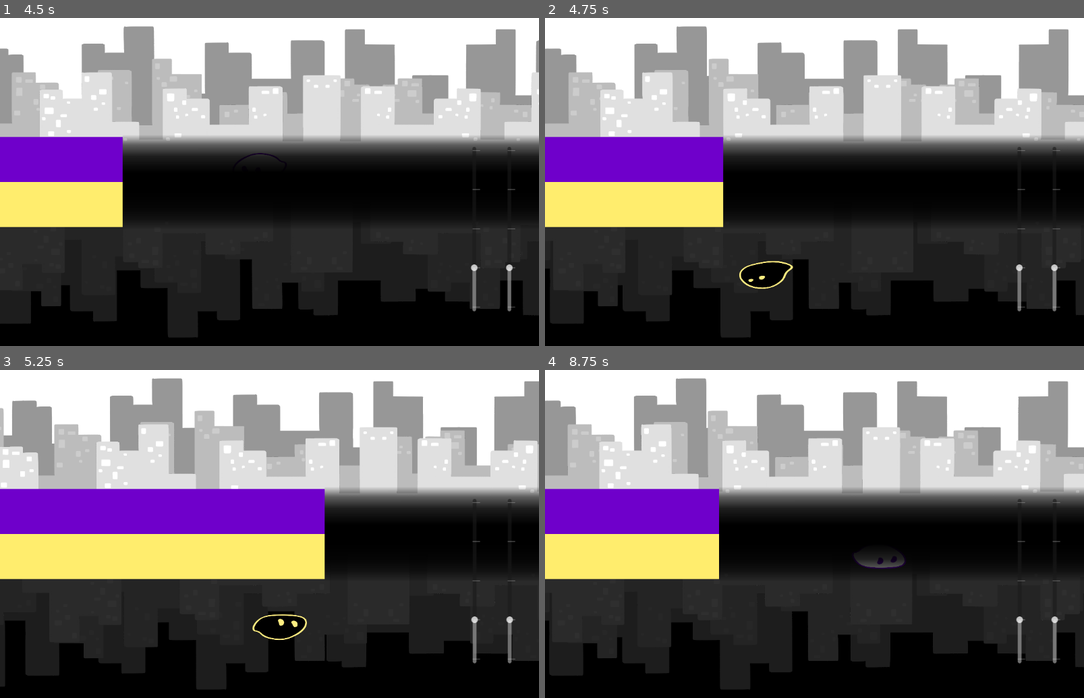
Above: before the commit, frames 1-4 (two rows, left to right).
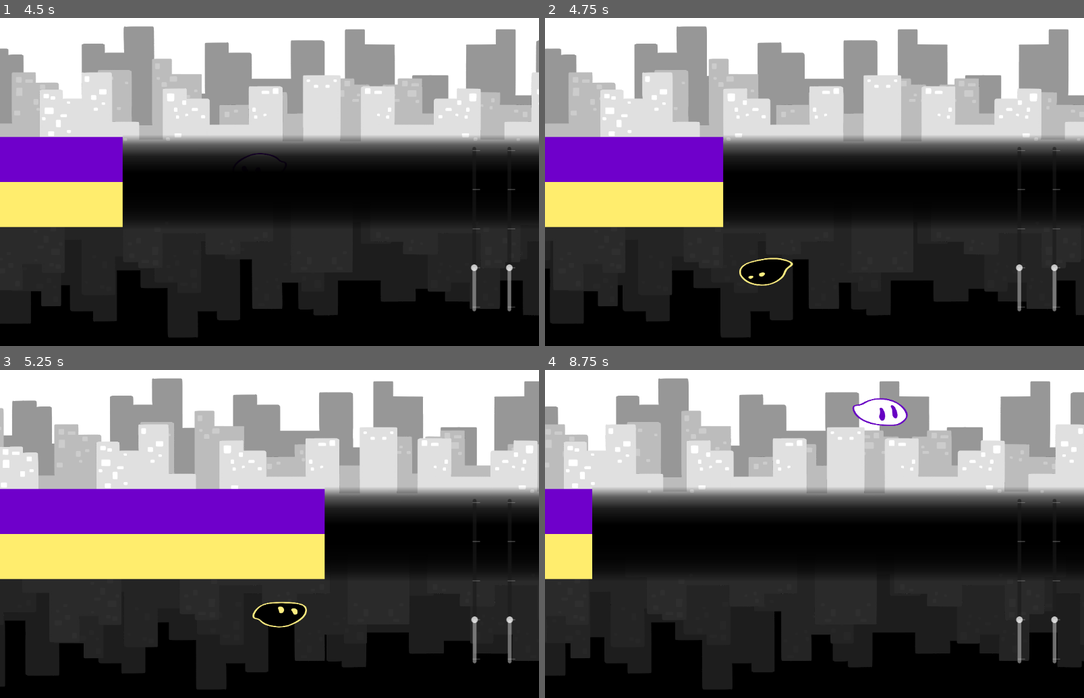
Above: after the commit, the same moments.

Repository: Globs-United/Project
Game: Godot game, scene res://winner_screen.tscn
Same seed, same stepped clock (60 frames per second), same inputs: the game is played once before the commit and once after it. This scene is started directly instead of the project's main scene. Sound files missing from this copy of the repository are replaced by a short silence.
Inputs:
- Up to frame 1 (4.5 s): hold Right (moveRight) 0.53-2.03 s; tap E (interact) every 0.75 s from 0.6 to 4.35 s; tap Space (jump) at 0.77, 1.52, 3.02, 3.77 s; hold Left (moveLeft) 2.03-2.78 s; hold Right (moveRight) 2.78-4.28 s; hold Left (moveLeft) from 4.28 s (still down)
- Up to frame 2 (4.75 s): keep holding Left (moveLeft); tap Space (jump) at 4.52 s
- Up to frame 3 (5.25 s): release Left (moveLeft) at 5.03 s; hold Right (moveRight) from 5.03 s (still down); tap E (interact) at 5.1 s
- Up to frame 4 (8.75 s): release Right (moveRight) at 5.78 s; hold Left (moveLeft) 5.78-7.28 s; tap E (interact) every 0.75 s from 5.85 to 8.1 s; tap Space (jump) at 6.02, 6.77, 7.52 s; hold Right (moveRight) from 7.28 s (still down)

Frame 1 is identical in both runs. In frame 2, 0.4% of the frame differs, in the area x 36-47%, y 73-83%; in frame 3, 0.6%; in frame 4, 30%, in the area x 0-100%, y 2-98%.

Commit message:
trying _physics_process to help jump issue + volume menu zooms out
I don't know if _physics_process will help. I think what is the main issue is the bouncing on a corner sending you down.
Might try seeing where that is or shifting the collider and sprite up further

Diff:
--- a/scripts/playerKate.gd
+++ b/scripts/playerKate.gd
@@ -41,7 +41,7 @@
 	initialPosition = position;
 	initialWorld = Yworld;
 
-func _process(delta: float) -> void:
+func _physics_process(delta: float) -> void:
 	if Yworld != $AnimatedSprite2D.flip_v:
 		Yworld = !Yworld
 		change_world()
--- a/scripts/volume_control_menu.gd
+++ b/scripts/volume_control_menu.gd
@@ -1,15 +1,18 @@
 extends Control
 
 @export var tutorial = true
-#var cam : PackedScene = preload("res://object_scenes/camera_2d.tscn")
+var prev_zoom
 
 func _ready() -> void:
 	$Music.value = get_node("../SoundPlayer").music_volume
 	$Noise.value = get_node("../SoundPlayer").noise_volume
 	$RichTextLabel.hide()
+	prev_zoom = get_node("../Camera2D").zoom.x
 
 
 func _process(_delta: float) -> void:
+	if prev_zoom != get_node("../Camera2D").zoom.x:
+		scale *= prev_zoom / get_node("../Camera2D").zoom.x
 	position = get_node("../Camera2D").position
 	if tutorial:
 		$RichTextLabel.show()
